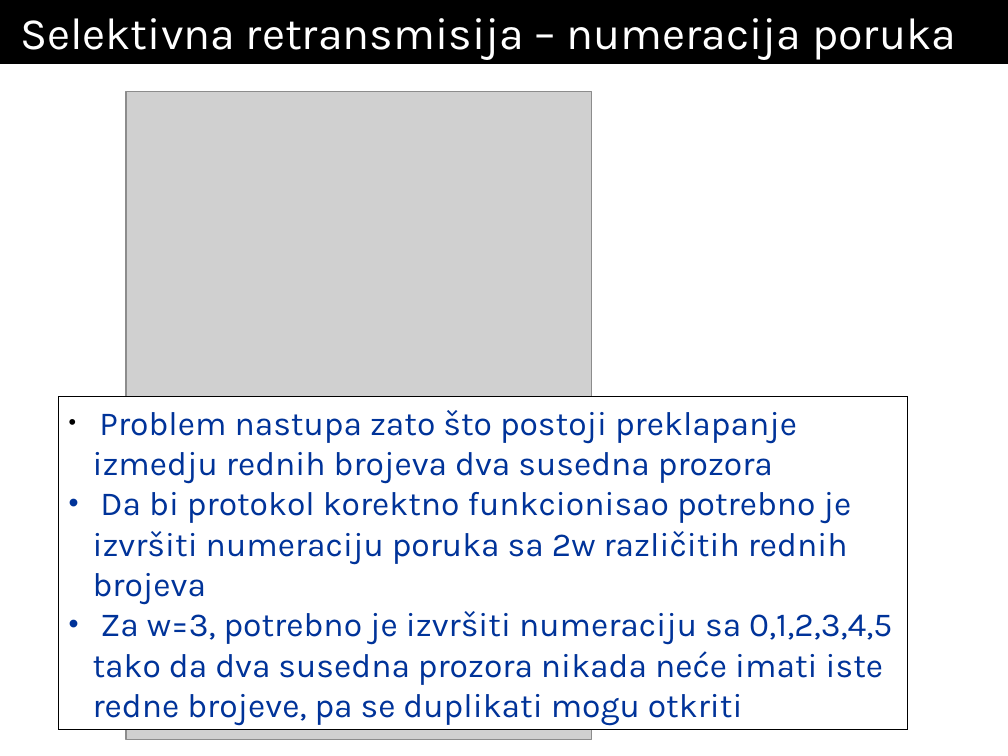
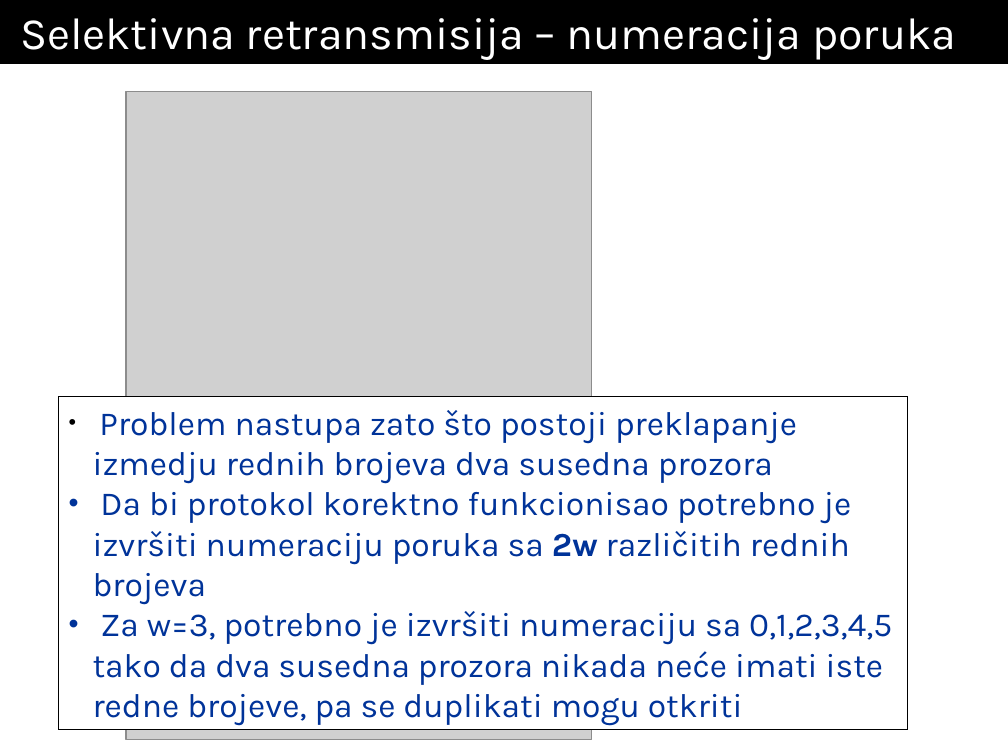
Before and after one commit to Dw1GHTY/TransferRepo, a slide deck: slide 56 of RM/Predavanja/P2_RM-dll_1.ppt. Drawn at 1008x756 pixels with LibreOffice and Linux fonts; fonts in the diff are those of the drawing; grey boxes stand for pictures. Boxes give left, top, right and bottom in pixels: in the first picture for what was removed or moved away, otherwise in the second. Text is boxed around its words. In the diff, an @@ line names an element or a change of style, - is before the commit and + after.

```diff
--- a/RM/Predavanja/P2_RM-dll_1.ppt
+++ b/RM/Predavanja/P2_RM-dll_1.ppt
@@ text in rectangle at (x1=93, y1=492, x2=852, y2=605): bold on in "2w" @@
```
Also in this commit, not shown: 2 other slides changed, 15 other files.
